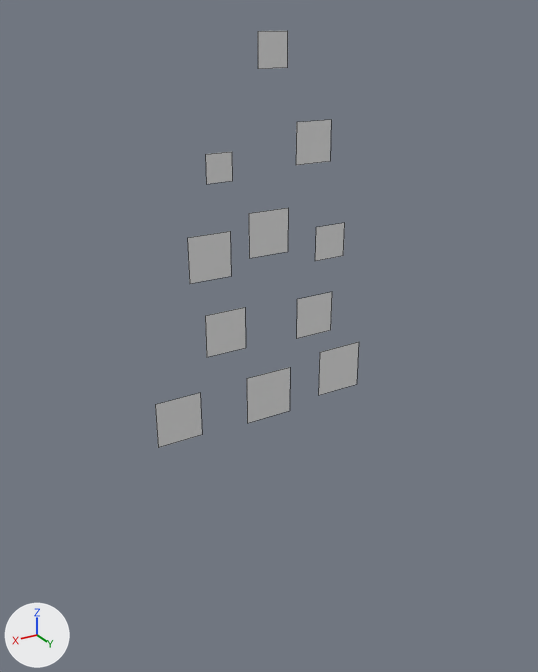
One commit to the Blender file gizmos/particle_emitter.blend: the scene before it, then after it.
One viewpoint serves both versions: a 50 mm lens placed at (1.77, 3.15, 2.27), pointed at (-0.02, 0.17, 0.79). The axes (+X, +Y, +Z) are drawn at lower left. The lights are the same throughout. Mesh edges are drawn as thin lines.
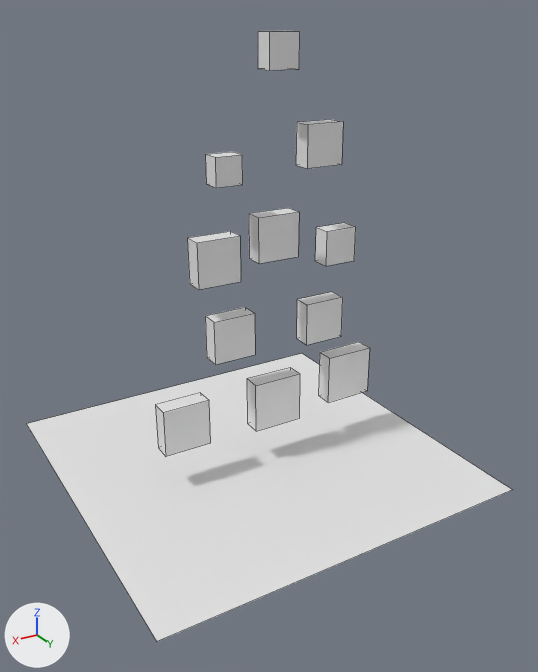
Commit message: Update particles gizmo

What differs and where, as boxes (x1, y1, x2, y2) in the pictures (538 x 672 px):
'Plane.001', added
    after: (27, 353, 512, 641)
'Plane', reshaped
    before: (155, 31, 359, 448)
    after: (155, 31, 370, 457)

The change, as a list of edits to the scene's bpy script:
```text
Change me_plane_001:
    used by ob_plane; location = (0.0, 0.0, 0.0)
    remove me_plane_001.from_pydata(...)  # 44 vertices, 11 faces; spans x -0.73..0.55, y 0.0, z 0.21..2.21
    add me_plane_001.from_pydata(...)  # 88 vertices, 66 faces; spans x -0.73..0.55, y 0.0..0.1, z 0.21..2.21
    me_plane_001 part 1
    11 faces are deleted
    44 new vertices lie (0.0, 0.1, 0.0) away from vertices in x -0.73..0.55, y 0.0, z 0.21..2.21
    66 new faces join them
Add me_plane:
    me_plane.from_pydata([(-1.0, -1.0, 0.0), (1.0, -1.0, 0.0), (-1.0, 1.0, 0.0), (1.0, 1.0, 0.0)], [], [(0, 1, 3, 2)])
Add ob_plane_001:
    ob_plane_001 = bpy.data.objects.new('Plane.001', me_plane)
    ob_plane_001.location = (0.0, 0.0, 0.0)
```
